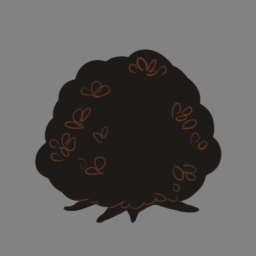
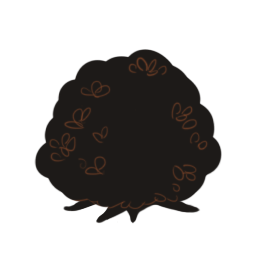
Before/after of a 256 x 256 layered artwork. What changed in the layer stack:
hid "Layer 0" over (0, 0, 256, 256)
